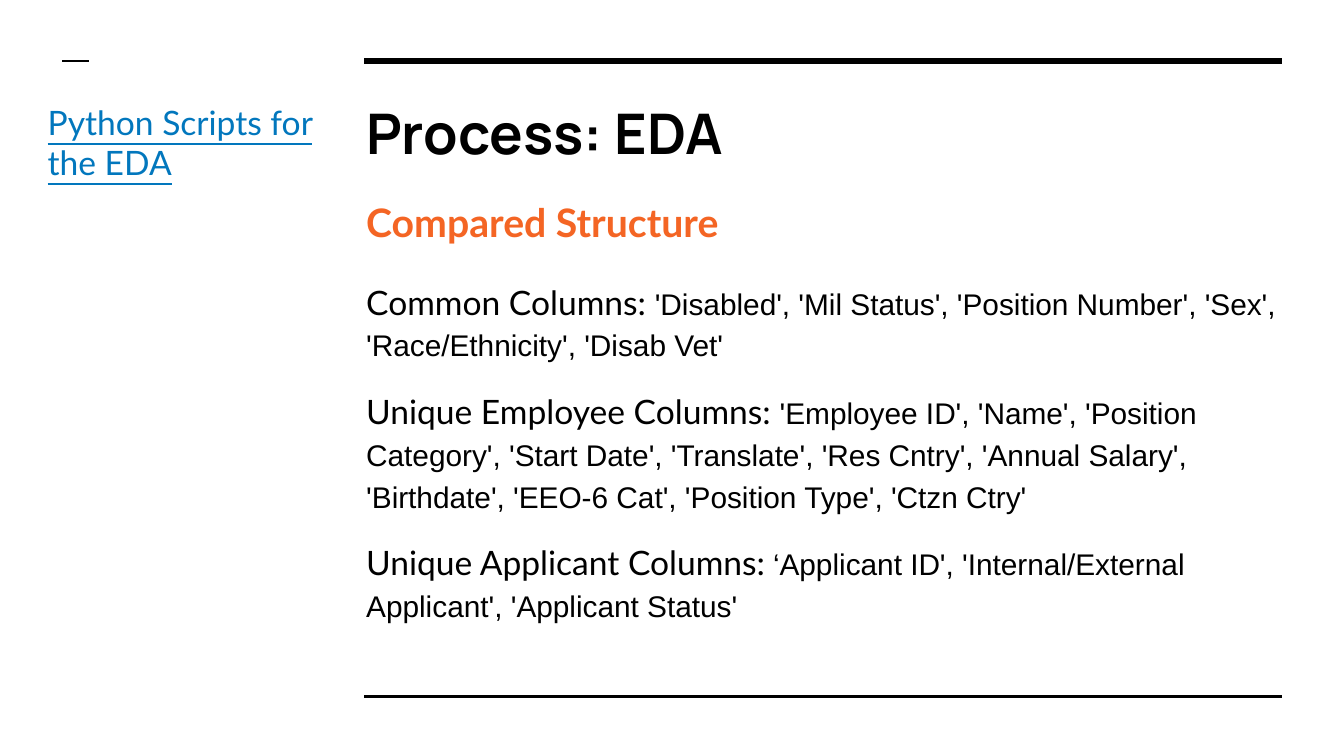
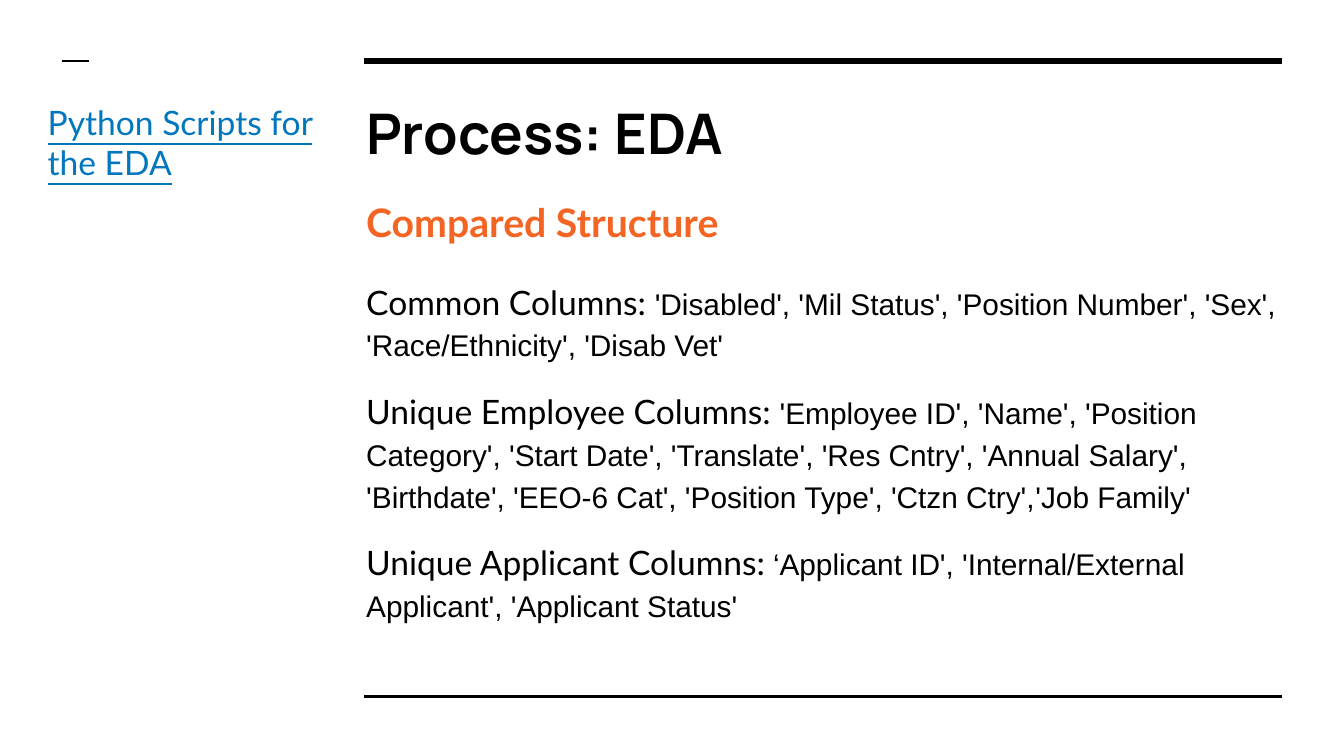
Before and after one commit to aerler101-1/OCR-Dashboard, a slide deck: slide 5 of OCR Data Analyst.pptx. Drawn at 1344x756 pixels with LibreOffice and Linux fonts; fonts in the diff are those of the drawing. Boxes give left, top, right and bottom in pixels: in the first picture for what was removed or moved away, otherwise in the second. Text is boxed around its words. In the diff, an @@ line names an element or a change of style, - is before the commit and + after.

Commit message:
Presentation updates

```diff
--- a/OCR Data Analyst.pptx
+++ b/OCR Data Analyst.pptx
@@ text at [366, 399, 1197, 513]: text changed @@
-Unique Employee Columns: 'Employee ID', 'Name', 'Position Category', 'Start Date', 'Translate', 'Res Cntry', 'Annual Salary', 'Birthdate', 'EEO-6 Cat', 'Position Type', 'Ctzn Ctry'
+Unique Employee Columns: 'Employee ID', 'Name', 'Position Category', 'Start Date', 'Translate', 'Res Cntry', 'Annual Salary', 'Birthdate', 'EEO-6 Cat', 'Position Type', 'Ctzn Ctry','Job Family'
```
Also in this commit, not shown: 3 other slides changed, 1 other file.
